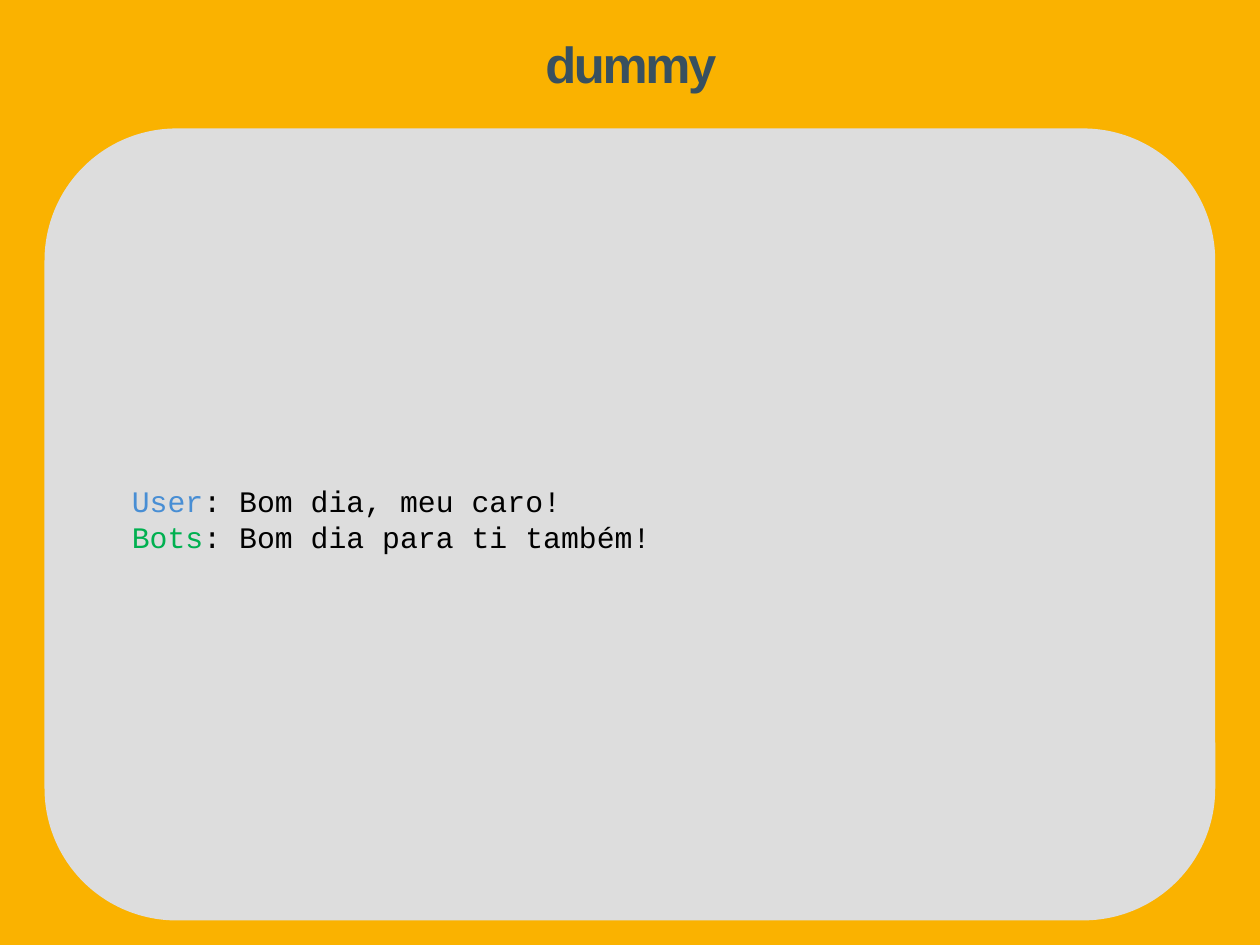
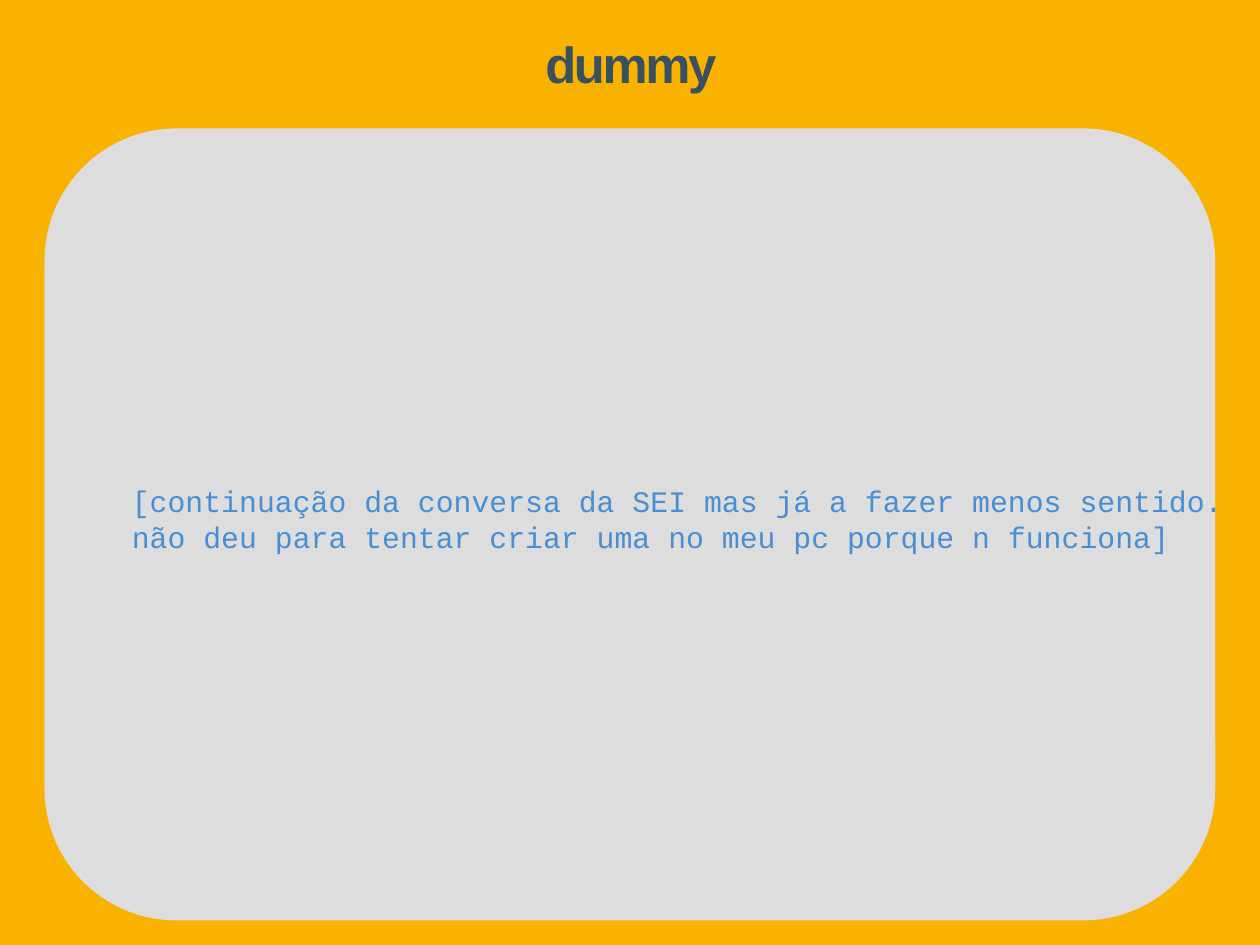
Before and after one commit to Tibblue/PLC, a slide deck: slide 18 of LEI/apresentações/checkpoint2/apresLEI_grupo47.pptx (slide 19 before the commit). Drawn at 1260x945 pixels with LibreOffice and Linux fonts; fonts in the diff are those of the drawing. Boxes give left, top, right and bottom in pixels: in the first picture for what was removed or moved away, otherwise in the second. Text is boxed around its words. In the diff, an @@ line names an element or a change of style, - is before the commit and + after.

```diff
--- a/LEI/apresentações/checkpoint2/apresLEI_grupo47.pptx
+++ b/LEI/apresentações/checkpoint2/apresLEI_grupo47.pptx
@@ text in rounded rectangle at [132, 491, 1223, 554]: text changed; text colour #000000 to #488ED4 @@
-User: Bom dia, meu caro!
-Bots: Bom dia para ti também!
+[continuação da conversa da SEI mas já a fazer menos sentido.
+não deu para tentar criar uma no meu pc porque n funciona]
```
Also in this commit, not shown: 4 other slides changed, 1 slide added, 2 slides removed.
